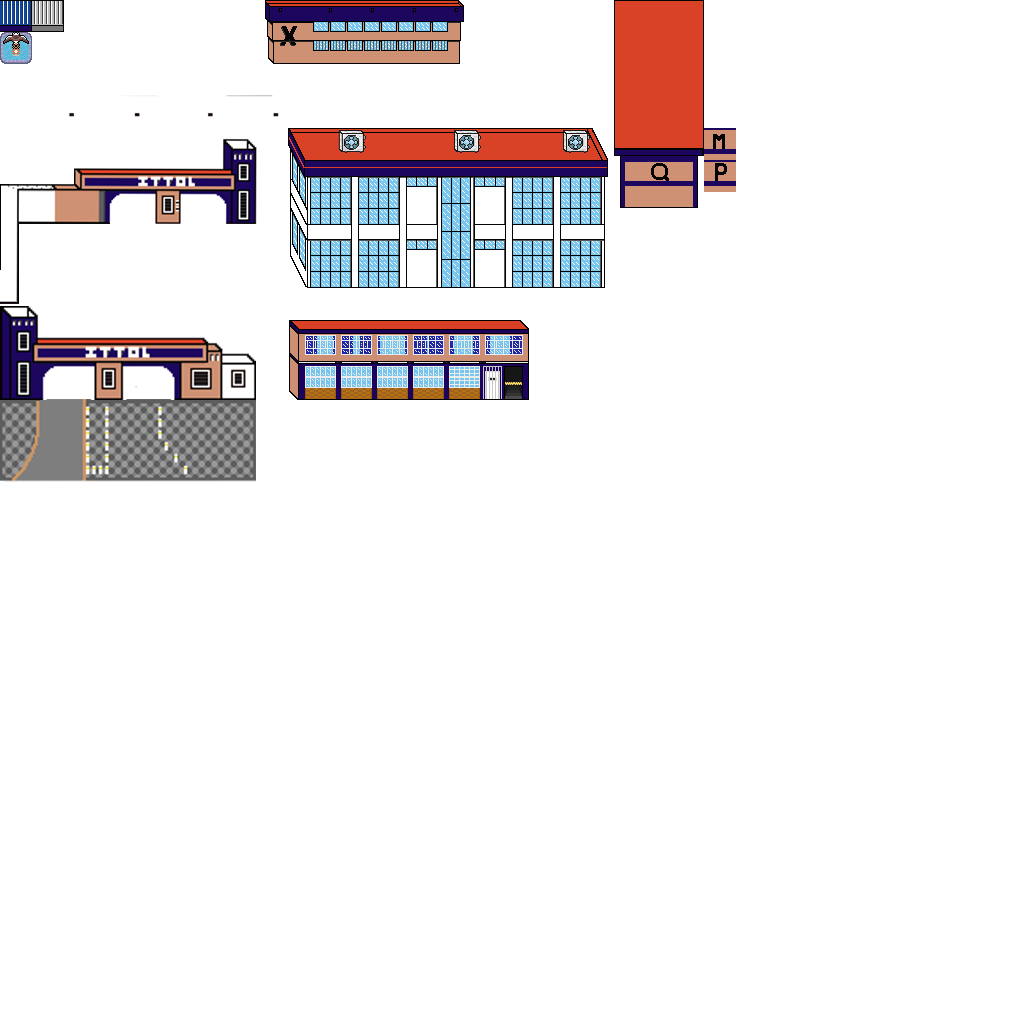
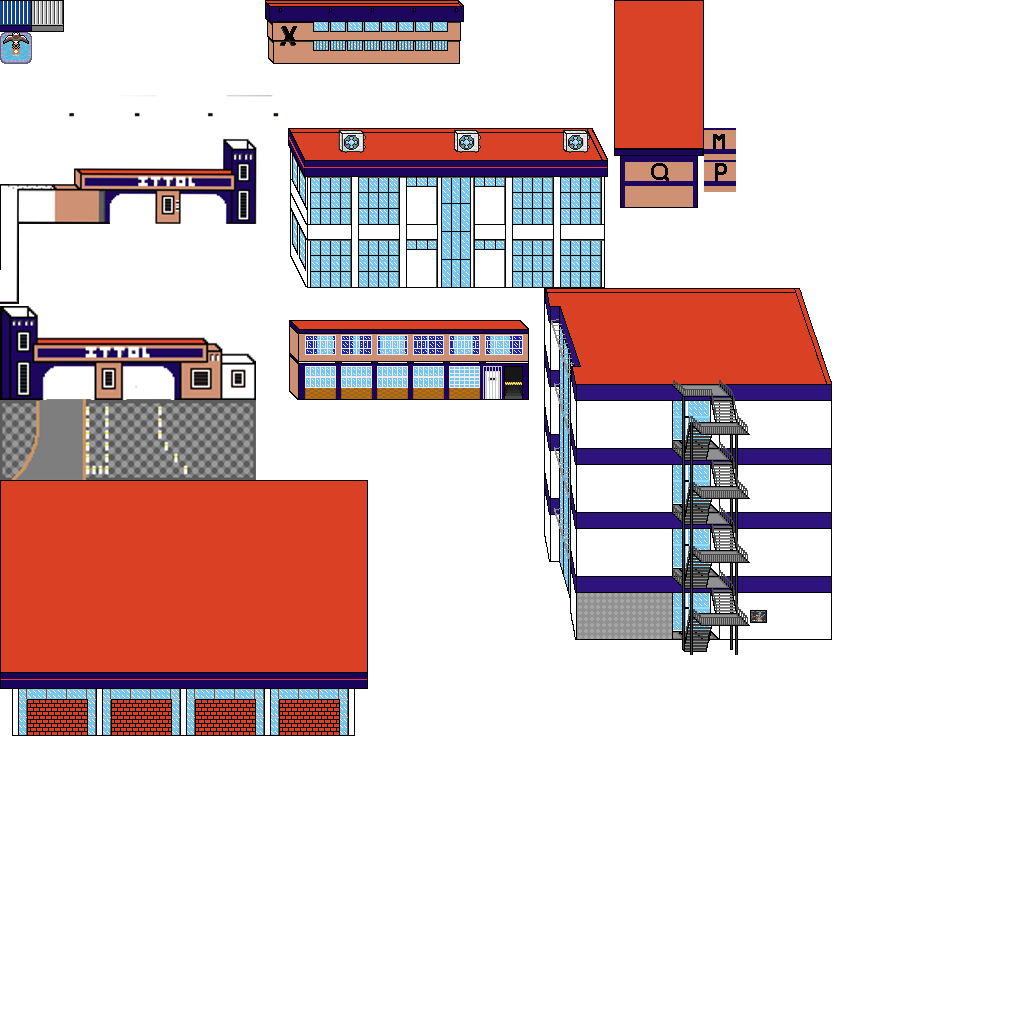
Before/after of a 1024 x 1024 layered artwork. What changed in the layer stack:
painted on "TileSet Merged" over [0, 288, 832, 736]
